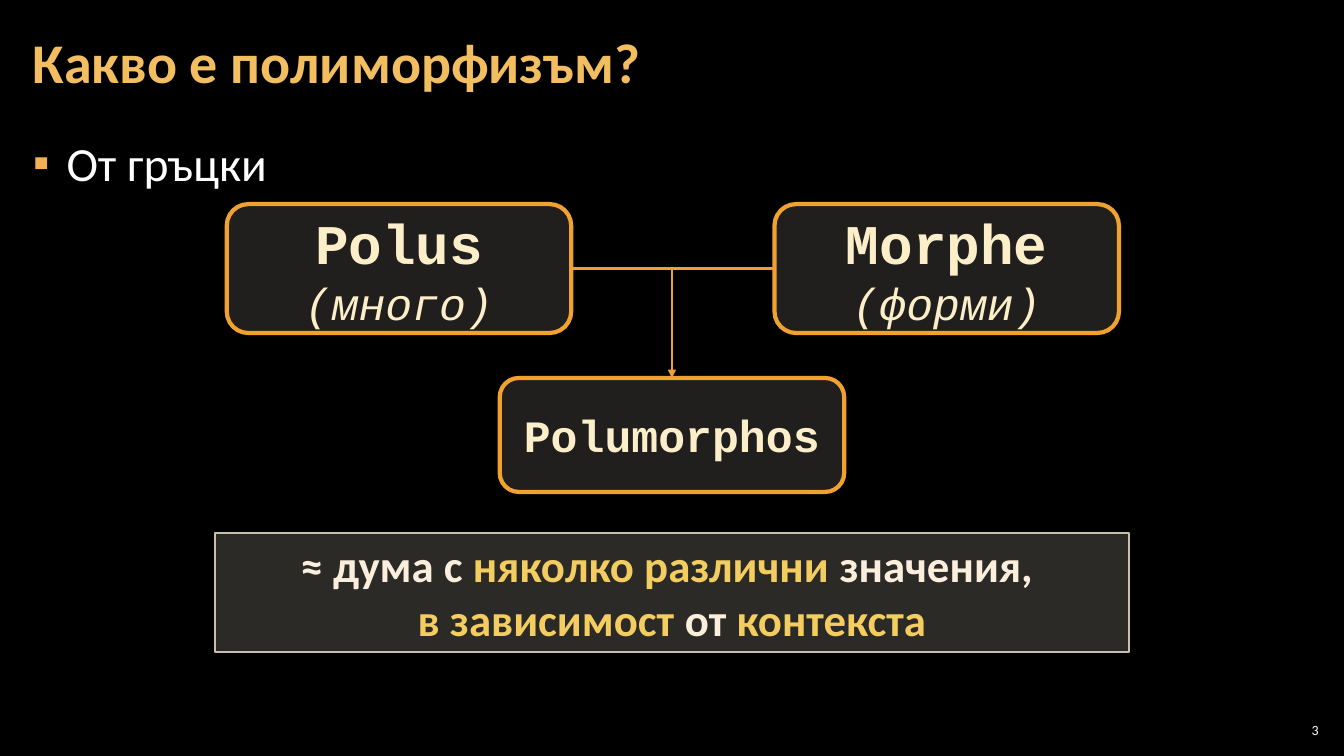
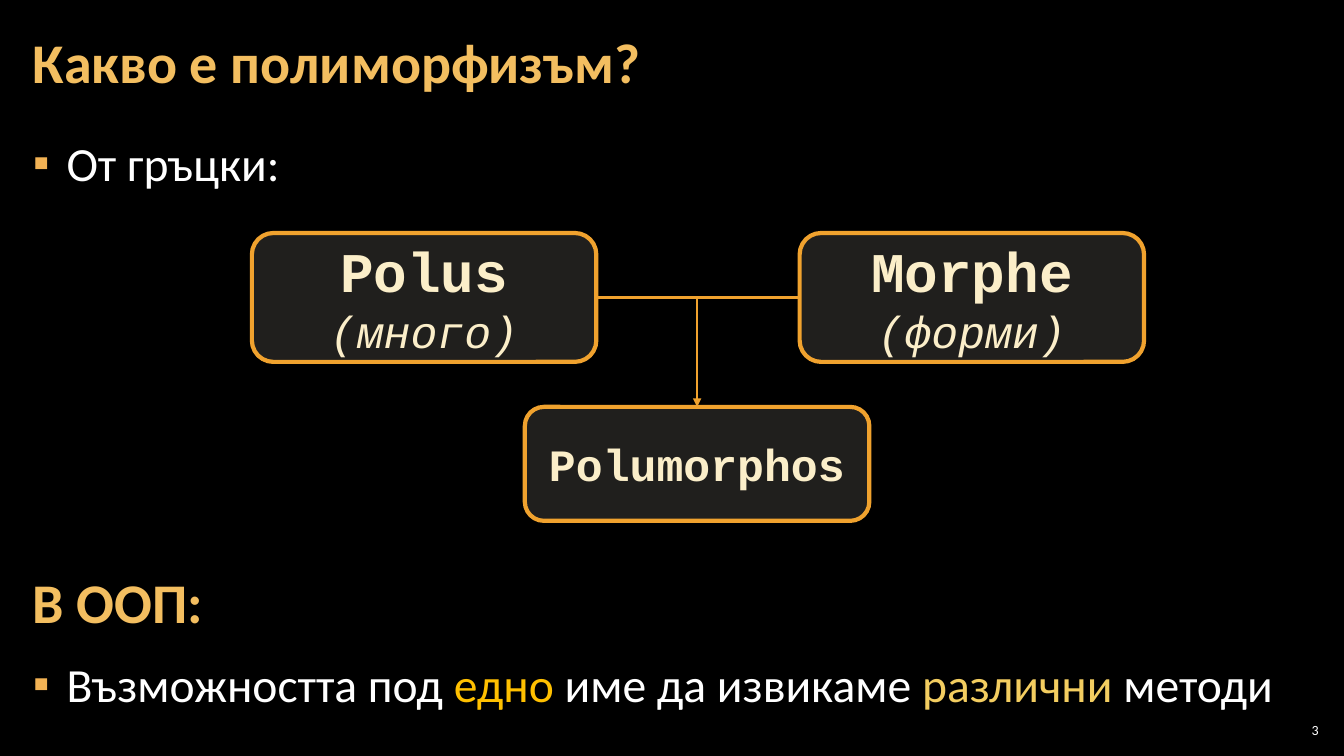
Before and after one commit to BG-IT-Edu/Free-Content, a slide deck: slide 3 of dmanolov/Информатика 11 клас, ПП (C#)/М1.Обектно-ориентирано проектиране и програмиране/06.Полиморфизъм/06.Полиморфизъм.pptx. Drawn at 1344x756 pixels with LibreOffice and Linux fonts; fonts in the diff are those of the drawing; background and template pictures are left out. Boxes give left, top, right and bottom in pixels: in the first picture for what was removed or moved away, otherwise in the second. Text is boxed around its words. In the diff, an @@ line names an element or a change of style, - is before the commit and + after.

```diff
--- a/dmanolov/Информатика 11 клас, ПП (C#)/М1.Обектно-ориентирано проектиране и програмиране/06.Полиморфизъм/06.Полиморфизъм.pptx
+++ b/dmanolov/Информатика 11 клас, ПП (C#)/М1.Обектно-ориентирано проектиране и програмиране/06.Полиморфизъм/06.Полиморфизъм.pptx
@@ text at bbox=[33, 150, 1272, 710]: text changed @@
-▪ От гръцки
+▪ От гръцки:
+В ООП:
+▪ Възможността под едно име да извикаме различни методи
@@ 3 rounded rectangles, 1 arrow, 1 line: place and size @@
-3 rounded rectangles, 1 arrow, 1 line at bbox=[227, 205, 1119, 492]
+3 rounded rectangles, 1 arrow, 1 line at bbox=[252, 233, 1144, 521]
@@ rectangle removed at bbox=[215, 533, 1128, 652] @@
-≈ дума с няколко различни значения,
-в зависимост от контекста
```
Also in this commit, not shown: 9 other slides changed, 2 slides added, 6 slides removed, 1 other file.
